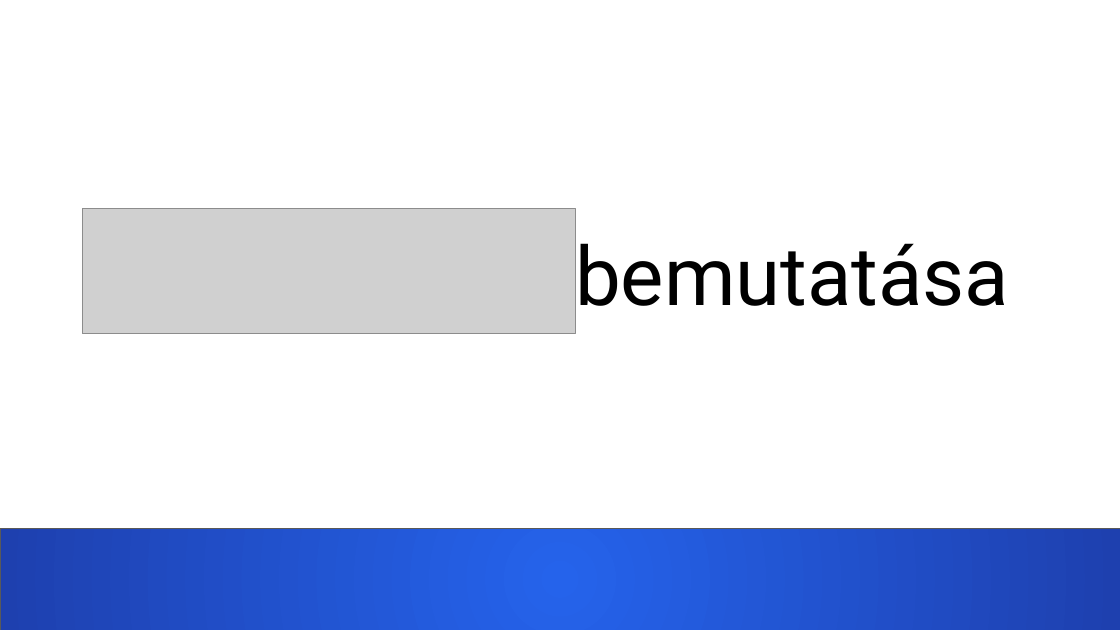
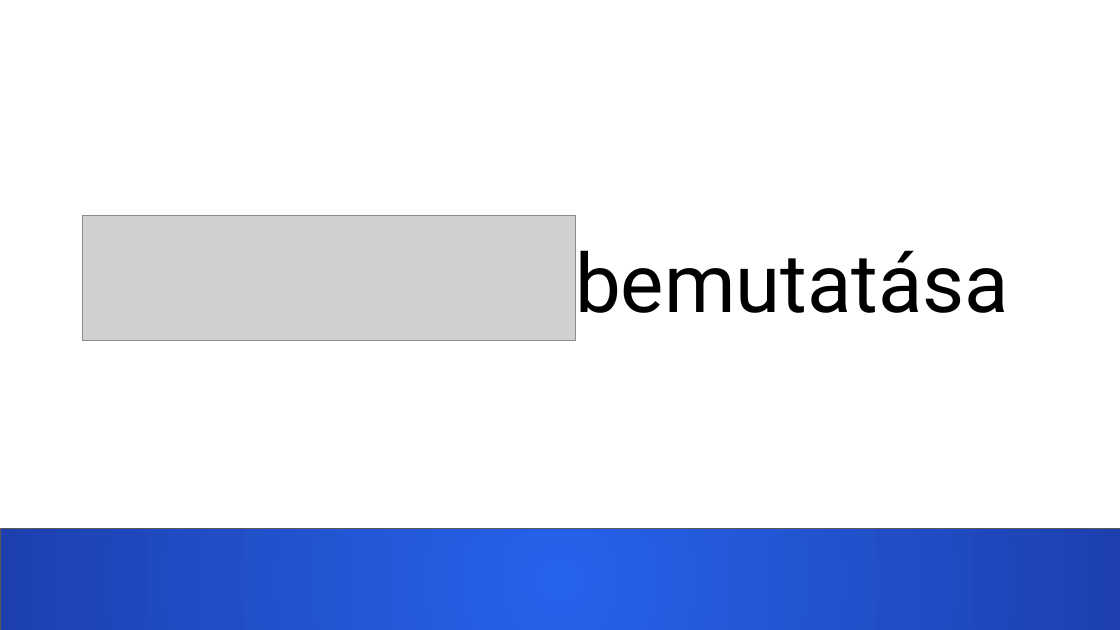
Before and after one commit to nagygabor123/vizsgaremek, a slide deck: slide 18 of Dokumentacio/Eloadas.pptx. Drawn at 1120x630 pixels with LibreOffice and Linux fonts; fonts in the diff are those of the drawing; grey boxes stand for pictures. Boxes give left, top, right and bottom in pixels: in the first picture for what was removed or moved away, otherwise in the second. Text is boxed around its words. In the diff, an @@ line names an element or a change of style, - is before the commit and + after.

```diff
--- a/Dokumentacio/Eloadas.pptx
+++ b/Dokumentacio/Eloadas.pptx
@@ picture: place and size @@
-picture at <box>82,209,576,334</box>
+picture at <box>82,215,576,340</box>
@@ title "bemutatása": place and size @@
-title "bemutatása" at <box>575,230,1009,325</box>
+title "bemutatása" at <box>575,237,1009,332</box>
```
Also in this commit, not shown: 3 other slides changed, 1 other file.
